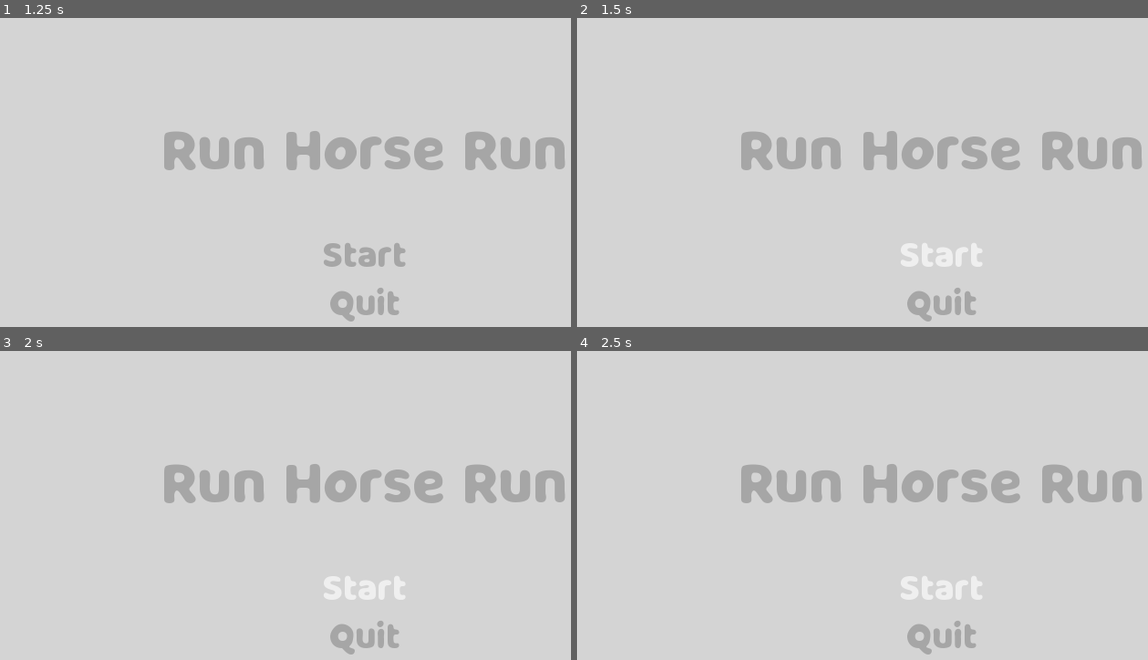
Above: before the commit, frames 1-4 (two rows, left to right).
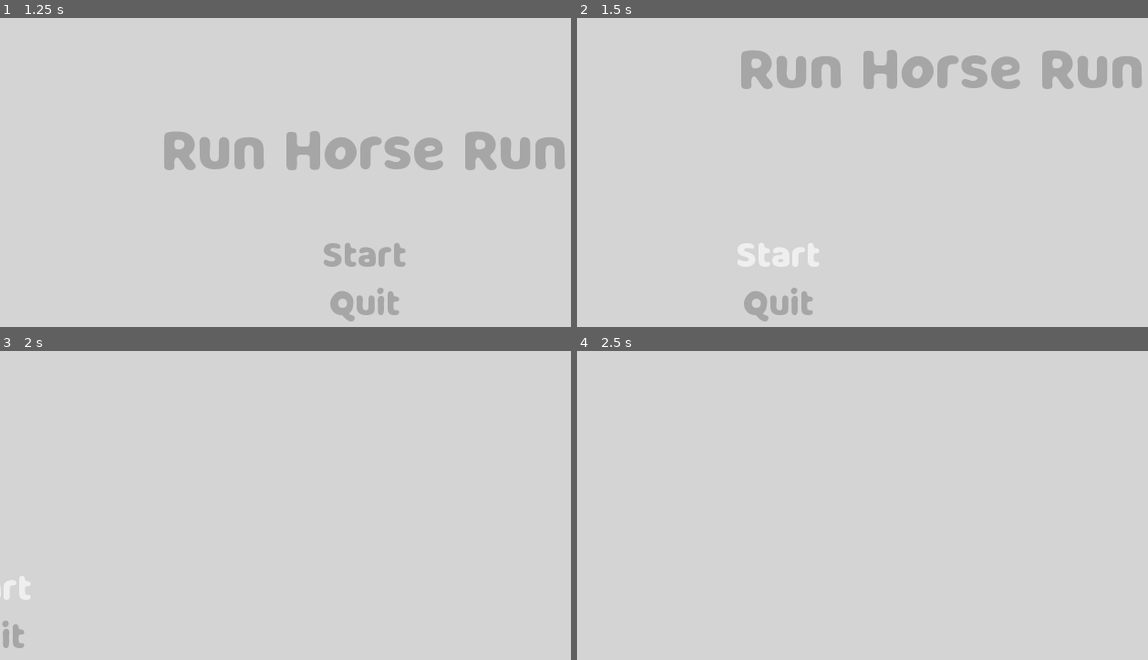
Above: after the commit, the same moments.

Repository: yibzhang/DinoLikeGameWithGodot
Game: Godot game, scene res://Scenes/Game.tscn
The game is run twice, just before and just after one commit, with the same random seed, the same clock (stepped at 60 frames per second) and the same inputs.
Inputs (mouse positions are in pixels of both pictures, inside the frame that each line leads up to):
- Up to frame 1 (1.25 s): click (17, 36) at 0.52 s
- Up to frame 2 (1.5 s): click "Start" at 1.25 s
- Up to frame 3 (2 s): no input
- Up to frame 4 (2.5 s): click (942, 585) at 2 s, where only the run before the commit has a clickable "Start"

Frame 1 is identical in both runs. In frame 2, 11% of the frame differs, in the area x 28-99%, y 10-99%; in frame 3, 5.7%; in frame 4, 5.4%.

Commit message:
add tween to buttons

Diff:
--- a/Scenes/Game.tscn
+++ b/Scenes/Game.tscn
@@ -1,7 +1,10 @@
-[gd_scene load_steps=9 format=2]
+[gd_scene load_steps=12 format=2]
 
 [ext_resource path="res://Scripts/Globals.gd" type="Script" id=1]
 [ext_resource path="res://Fonts/MilkyNice.ttf" type="DynamicFontData" id=2]
+[ext_resource path="res://Scripts/Start.gd" type="Script" id=3]
+[ext_resource path="res://Scripts/MenuButtons.gd" type="Script" id=4]
+[ext_resource path="res://Scripts/Title.gd" type="Script" id=5]
 
 [sub_resource type="DynamicFont" id=1]
 size = 80
@@ -37,7 +40,13 @@
 
 [node name="UI" type="Node2D" parent="."]
 
-[node name="Title" type="Label" parent="UI"]
+[node name="Menu" type="Node2D" parent="UI"]
+script = ExtResource( 4 )
+
+[node name="Title" type="Node2D" parent="UI/Menu"]
+script = ExtResource( 5 )
+
+[node name="Title" type="Label" parent="UI/Menu/Title"]
 margin_top = 133.0
 margin_right = 1024.0
 margin_bottom = 233.0
@@ -50,9 +59,12 @@
 "_edit_use_anchors_": false
 }
 
-[node name="MenuButtons" type="Node2D" parent="UI"]
+[node name="move_tween" type="Tween" parent="UI/Menu/Title"]
 
-[node name="VBoxContainer" type="VBoxContainer" parent="UI/MenuButtons"]
+[node name="Start" type="Node2D" parent="UI/Menu"]
+script = ExtResource( 3 )
+
+[node name="StartMenu" type="VBoxContainer" parent="UI/Menu/Start"]
 margin_left = 384.0
 margin_top = 300.0
 margin_right = 640.0
@@ -61,8 +73,8 @@
 "_edit_use_anchors_": false
 }
 
-[node name="Start" type="Button" parent="UI/MenuButtons/VBoxContainer"]
-margin_right = 256.0
+[node name="Start" type="Button" parent="UI/Menu/Start/StartMenu"]
+margin_right = 255.0
 margin_bottom = 64.0
 custom_styles/focus = SubResource( 2 )
 custom_fonts/font = SubResource( 3 )
@@ -70,15 +82,28 @@
 text = "Start"
 flat = true
 
-[node name="Quit" type="Button" parent="UI/MenuButtons/VBoxContainer"]
+[node name="Quit" type="Button" parent="UI/Menu/Start/StartMenu"]
 margin_top = 68.0
-margin_right = 256.0
+margin_right = 255.0
 margin_bottom = 132.0
 custom_styles/focus = SubResource( 4 )
 custom_fonts/font = SubResource( 5 )
 custom_colors/font_color = Color( 0.654902, 0.654902, 0.654902, 1 )
 text = "Quit"
 flat = true
+
+[node name="move_tween" type="Tween" parent="UI/Menu/Start"]
+
+[node name="BackToStart" type="Node2D" parent="UI/Menu"]
+
+[node name="move_tween" type="Tween" parent="UI/Menu/BackToStart"]
+
+[node name="BackToStart" type="TextureButton" parent="UI/Menu/BackToStart"]
+margin_right = 50.0
+margin_bottom = 50.0
+__meta__ = {
+"_edit_use_anchors_": false
+}
 
 [node name="Floor" type="Node2D" parent="."]
 
@@ -87,3 +112,4 @@
 [node name="CollisionShape2D" type="CollisionShape2D" parent="Floor/StaticBody2D"]
 position = Vector2( 512, 580 )
 shape = SubResource( 6 )
+[connection signal="pressed" from="UI/Menu/Start/StartMenu/Start" to="UI/Menu" method="_on_Start_pressed"]
--- /dev/null
+++ b/Scripts/MenuButtons.gd
@@ -0,0 +1,20 @@
+extends Node2D
+
+
+# Declare member variables here. Examples:
+# var a = 2
+# var b = "text"
+
+
+# Called when the node enters the scene tree for the first time.
+func _ready():
+	pass # Replace with function body.
+
+
+# Called every frame. 'delta' is the elapsed time since the previous frame.
+#func _process(delta):
+#	pass
+
+func _on_Start_pressed():
+	get_node("Start").move(Vector2(-600,0))
+	get_node("Title").move(Vector2(0, -300))
--- /dev/null
+++ b/Scripts/Start.gd
@@ -0,0 +1,20 @@
+extends Node2D
+
+
+# Declare member variables here. Examples:
+# var a = 2
+# var b = "text"
+
+
+# Called when the node enters the scene tree for the first time.
+func _ready():
+	pass # Replace with function body.
+
+func move(target):
+	var move_tween = get_node("move_tween")
+	move_tween.interpolate_property(self, "position", position, target, 2, Tween.TRANS_QUINT, Tween.EASE_OUT);
+	move_tween.start()
+
+# Called every frame. 'delta' is the elapsed time since the previous frame.
+#func _process(delta):
+#	pass
--- /dev/null
+++ b/Scripts/Title.gd
@@ -0,0 +1,19 @@
+extends Node2D
+
+
+# Declare member variables here. Examples:
+# var a = 2
+# var b = "text"
+
+
+# Called when the node enters the scene tree for the first time.
+func _ready():
+	pass # Replace with function body.
+
+func move(target):
+	var move_tween = get_node("move_tween")
+	move_tween.interpolate_property(self, "position", position, target, 2, Tween.TRANS_QUINT, Tween.EASE_OUT);
+	move_tween.start()
+# Called every frame. 'delta' is the elapsed time since the previous frame.
+#func _process(delta):
+#	pass
Binary file added: Icons/arrow.png
Not shown, added: Icons/arrow.png.import
Not shown, added: .DS_Store
